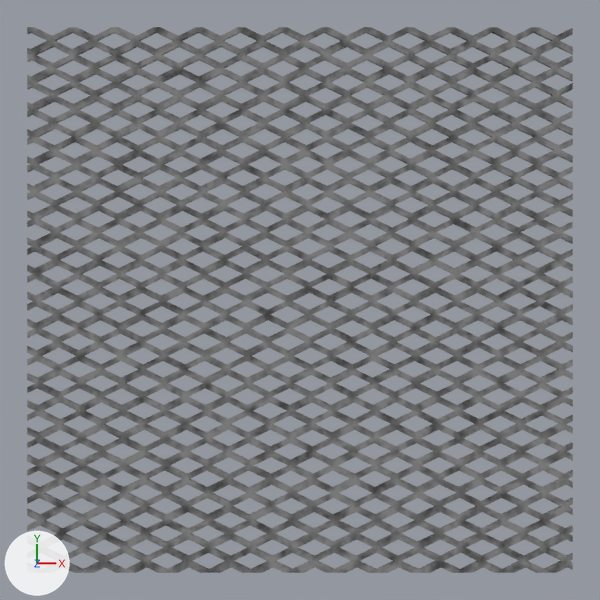
Two versions of the Blender file Blender assets/Blender models/Buildings/Cabins assets/Texture Creator.blend, one commit apart.
The view is the same before and after, from a 50 mm lens placed at (0.0, 0.0, 3.05), pointed at (0.0, 0.0, -0.01). Lighting does not change. The marker at lower left points along +X, +Y and +Z.
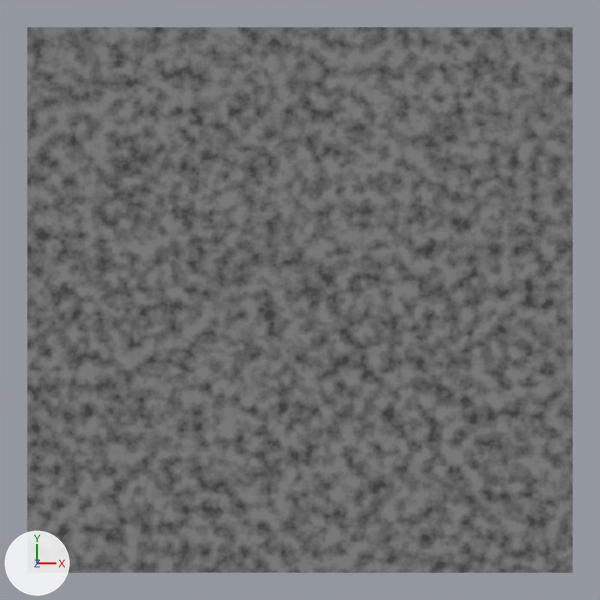
What differs and where, as boxes (x1, y1, x2, y2) in the pictures (600 x 600 px):
'Plane', modifiers changed
    both: (27, 27, 573, 573)

Diff of the bpy script that builds the scene:
```diff
--- a/Blender assets/Blender models/Buildings/Cabins assets/Texture Creator.blend.py
+++ b/Blender assets/Blender models/Buildings/Cabins assets/Texture Creator.blend.py
@@ ob_plane @@
 ob_plane.location = (0.0, 0.0, 0.0)
-_m = ob_plane.modifiers.new('Boolean', 'BOOLEAN')
-_m.object = ob_cube
 _m = ob_plane.modifiers.new('Solidify', 'SOLIDIFY')
```
